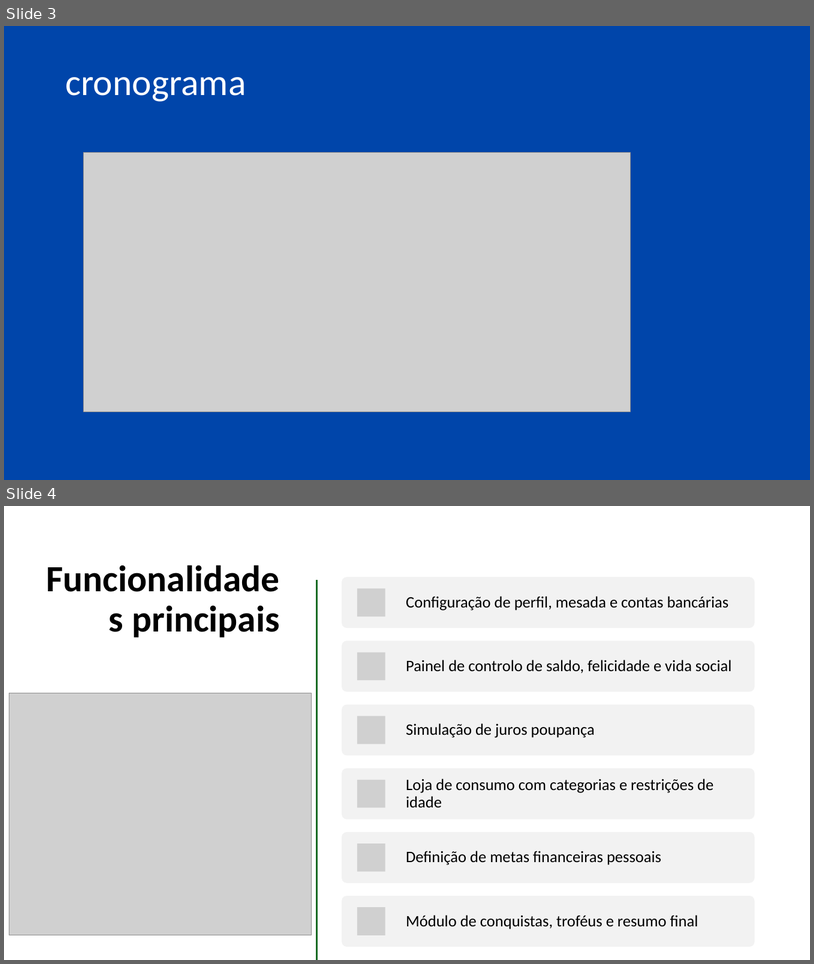
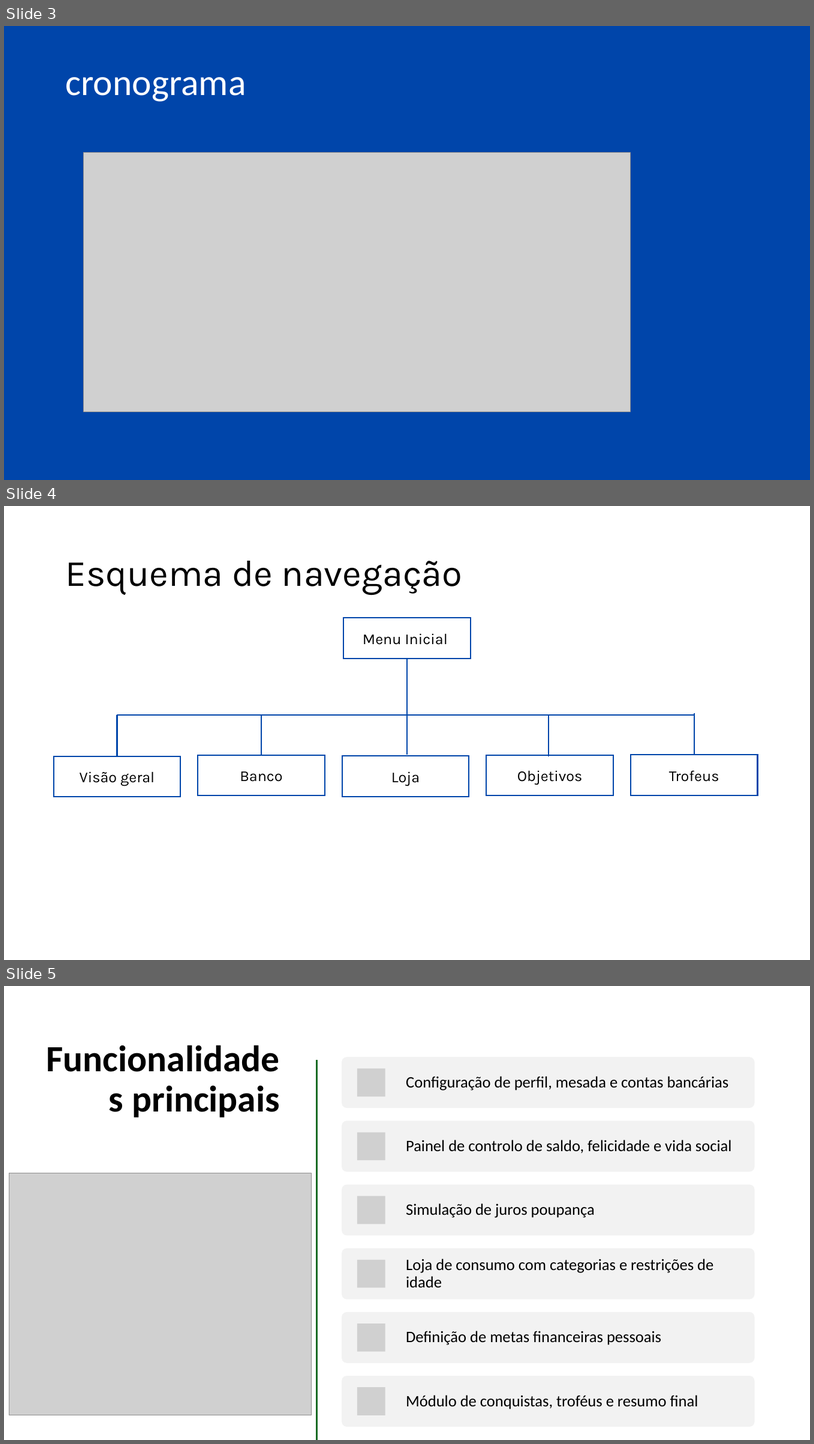
Before and after one commit to rodrigodugoncalves-netizen/SimLife, a slide deck: Apresentaçao_Pap.pptx. Shown one above the other, each under a label of ours: slides 3 and 4 before the commit, slides 3, 4 and 5 after it. The pictures are 814x964 and 814x1444 pixels, drawn with LibreOffice and Linux fonts; fonts in the diff are those of the drawing; grey boxes stand for pictures. Boxes give left, top, right and bottom in pixels: in the first picture for what was removed or moved away, otherwise in the second. Text is boxed around its words. In the diff, an @@ line names an element or a change of style, - is before the commit and + after.

```diff
--- a/Apresentaçao_Pap.pptx
+++ b/Apresentaçao_Pap.pptx
@@ slide 4 added at bbox=[4, 506, 810, 960], background #FFFFFF @@
@@ title added at bbox=[65, 561, 462, 595], 44 pt, text #000000 @@
+Esquema de navegação
@@ rectangle added at bbox=[344, 618, 471, 658], fill #FFFFFF, outline #0045AA 1.5 pt, 18 pt, text #000000 @@
+Menu Inicial
@@ line added from (408, 658) to (408, 715), #0045AA 1.5 pt @@
@@ line added from (695, 715) to (117, 715), #0045AA 1.5 pt @@
@@ line added from (117, 715) to (117, 756), #0045AA 1.5 pt @@
@@ line added from (262, 714) to (262, 756), #0045AA 1.5 pt @@
@@ line added from (408, 714) to (408, 754), #0045AA 1.5 pt @@
@@ line added from (549, 715) to (549, 756), #0045AA 1.5 pt @@
@@ line added from (695, 714) to (695, 754), #0045AA 1.5 pt @@
@@ rectangle added at bbox=[54, 756, 180, 797], fill #FFFFFF, outline #0045AA 1.5 pt, 18 pt, text #000000 @@
+Visão geral
@@ rectangle added at bbox=[198, 755, 325, 796], fill #FFFFFF, outline #0045AA 1.5 pt, 18 pt, text #000000 @@
+Banco
@@ rectangle added at bbox=[342, 756, 469, 796], fill #FFFFFF, outline #0045AA 1.5 pt, 18 pt, text #000000 @@
+Loja
@@ rectangle added at bbox=[487, 755, 614, 796], fill #FFFFFF, outline #0045AA 1.5 pt, 18 pt, text #000000 @@
+Objetivos
@@ rectangle added at bbox=[632, 754, 758, 795], fill #FFFFFF, outline #0045AA 1.5 pt, 18 pt, text #000000 @@
+Trofeus
@@ what was slide 4 is now slide 5 @@
```
Also in this commit, not shown: 1 other file.
